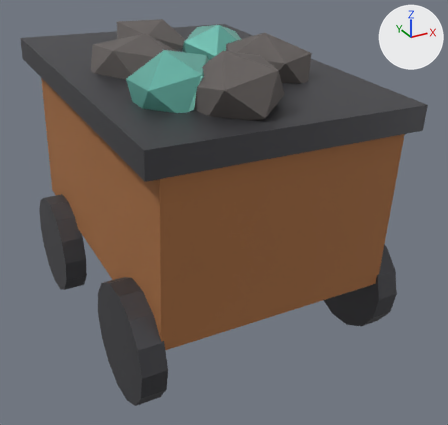
The glTF model bramblecrown/assets/models/ore_cart.glb: old version first, new version second.
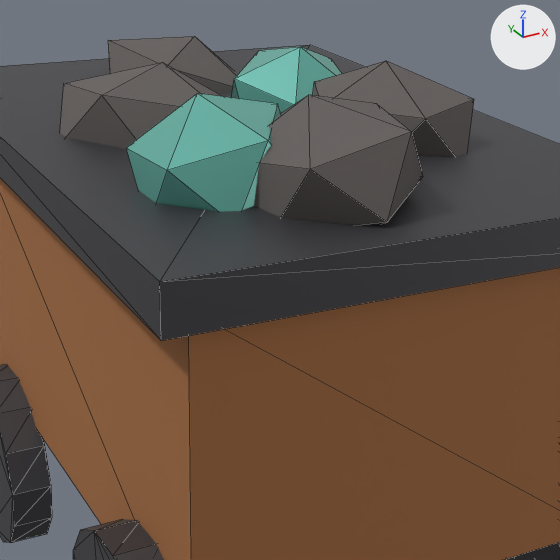
Each version appears first whole from a 50 mm camera at (-0.593, -1.199, 0.822) aimed at (0.035, -0.057, 0.251), and next in a close-up on the part from 13% to 80% of the width and 0% to 70% of the height. The lights are fixed; the arrows at upper right show +X, +Y and +Z. The older version's two pictures come first. The close-ups show mesh edges as thin lines. Vertices at exactly the same position are counted once.

Objects in the first close-up: 'ore_cart'.
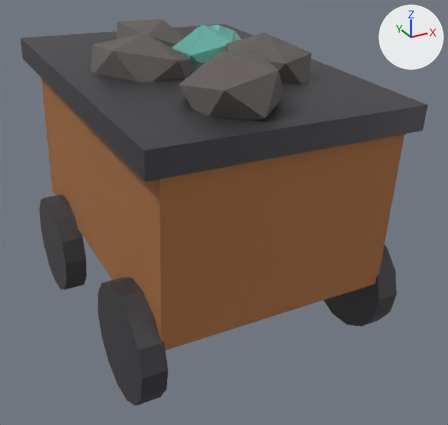
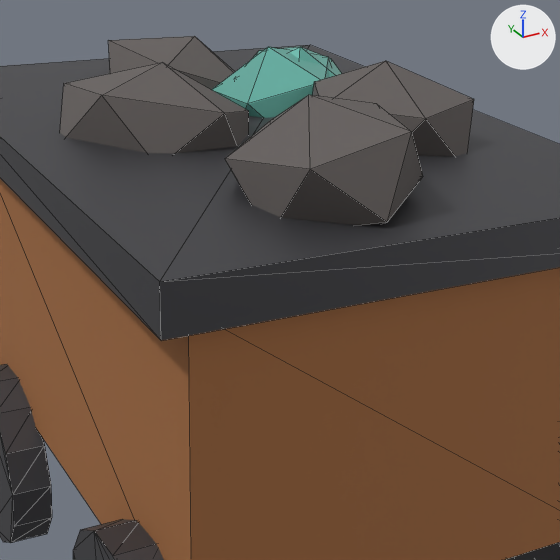
Where the change shows, as pixel boxes (x1, y1, x2, y2) in the close-ups (560 x 560 px; the box of a moved part takes in the faces that stretch with it):
part 1 of me_cube, moved or reshaped
    before: (126, 93, 281, 212)
    after: (212, 47, 331, 118)

The change in detail:
me_cube has 200 vertices, 352 faces and spans x -0.295..0.295, y -0.391..0.391, z 0.003..0.649.
me_cube is used by ob_ore_cart; location (0.0, 0.0, 0.0).
me_cube part 1: the loose piece of 12 vertices spanning x -0.212..-0.065, y -0.263..-0.106, z 0.512..0.648 is moved by (0.213, 0.275, 0.0).
